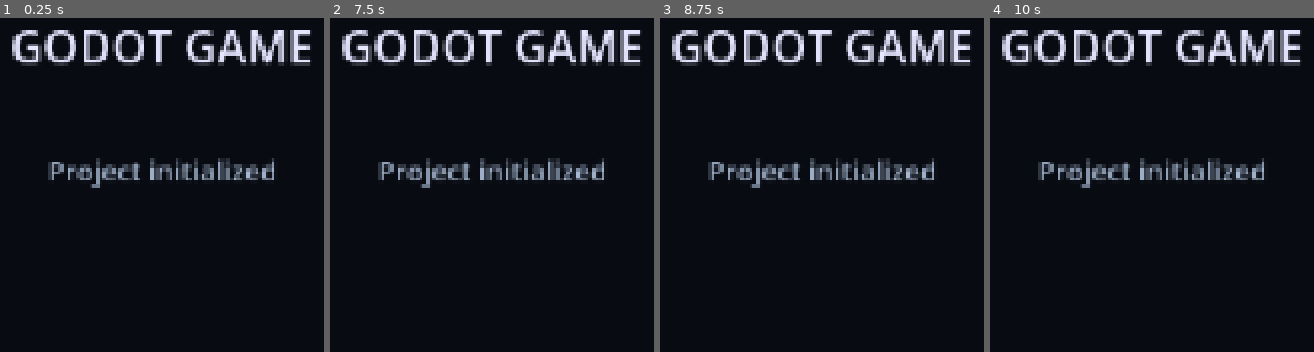
Above: before the commit, frames 1-4 (left to right).
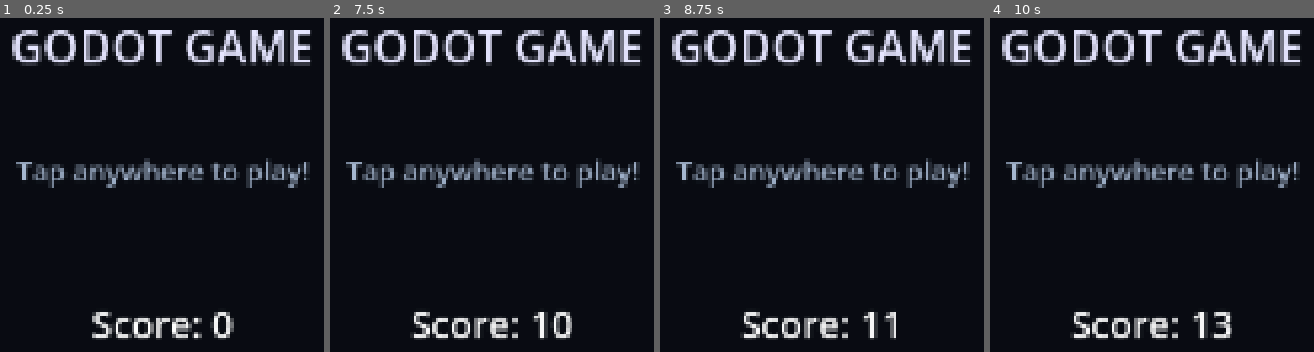
Above: after the commit, the same moments.

Repository: mhmoodpmw-ux/godot-telegram-agent
Game: Godot game, scene res://Main.tscn
Two runs of this game, one before a commit and one after it. Both use one fixed random seed, a clock stepped at 60 frames per second and the inputs below.
Inputs (mouse positions are in pixels of both pictures, inside the frame that each line leads up to):
- Up to frame 1 (0.25 s): no input
- Up to frame 2 (7.5 s): tap Enter every 0.75 s from 0.5 to 4.25 s; move the mouse to (outside the picture) at 0.52 s; click (outside the picture) at 0.67 s; move the mouse to (outside the picture) at 1.27 s; click (outside the picture) at 1.42 s; move the mouse to (582, 245) at 2.02 s; click (582, 245) at 2.17 s; move the mouse to (outside the picture) at 2.77 s; click (outside the picture) at 2.92 s; move the mouse to (outside the picture) at 3.52 s; click (outside the picture) at 3.67 s; move the mouse to (outside the picture) at 4.27 s; click (outside the picture) at 4.42 s; move the mouse to (outside the picture) at 5.02 s; click (outside the picture) at 5.17 s; move the mouse to (355, 195) at 5.77 s; click (355, 195) at 5.92 s; move the mouse to (outside the picture) at 6.52 s; click (outside the picture) at 6.67 s; move the mouse to (outside the picture) at 7.27 s; click (outside the picture) at 7.42 s
- Up to frame 3 (8.75 s): move the mouse to (912, 245) at 8.02 s; click (912, 245) at 8.17 s
- Up to frame 4 (10 s): move the mouse to (outside the picture) at 8.77 s; click (outside the picture) at 8.92 s; move the mouse to (outside the picture) at 9.52 s; click (outside the picture) at 9.67 s

The runs differ from the first frame. In frame 1, 5.6% of the frame differs, in the area x 4-96%, y 41-97%; in frame 2, 5.7%; in frame 3, 5.5%; in frame 4, 5.7%.

Commit message:
Update scene file with new script and text

Diff:
--- a/Main.tscn
+++ b/Main.tscn
@@ -1,7 +1,10 @@
 
-[gd_scene format=3]
+[gd_scene load_steps=2 format=3]
+
+[ext_resource type="Script" path="res://Main.gd" id="1"]
 
 [node name="Main" type="Node2D"]
+script = ExtResource("1")
 
 [node name="Background" type="ColorRect" parent="."]
 offset_right = 720.0
@@ -26,6 +29,6 @@
 offset_bottom = 340.0
 theme_override_colors/font_color = Color(0.65, 0.72, 0.82, 1)
 theme_override_font_sizes/font_size = 22
-text = "Project initialized"
+text = "Tap anywhere to play!"
 horizontal_alignment = 1
 vertical_alignment = 1
